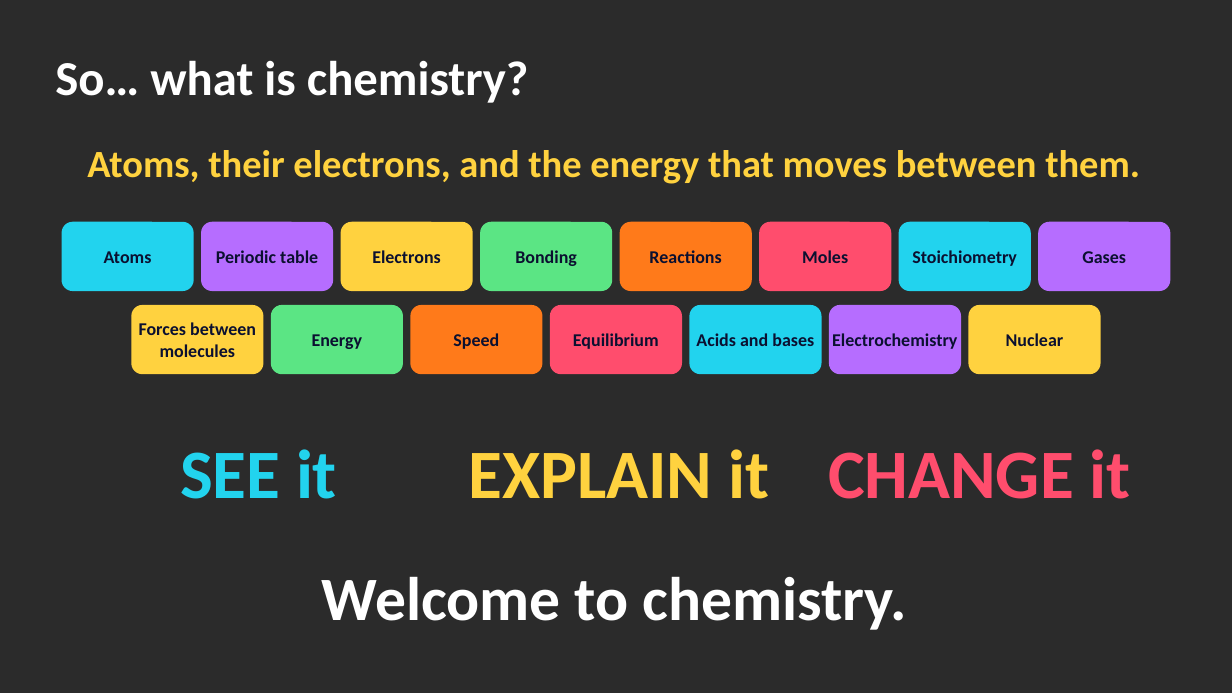
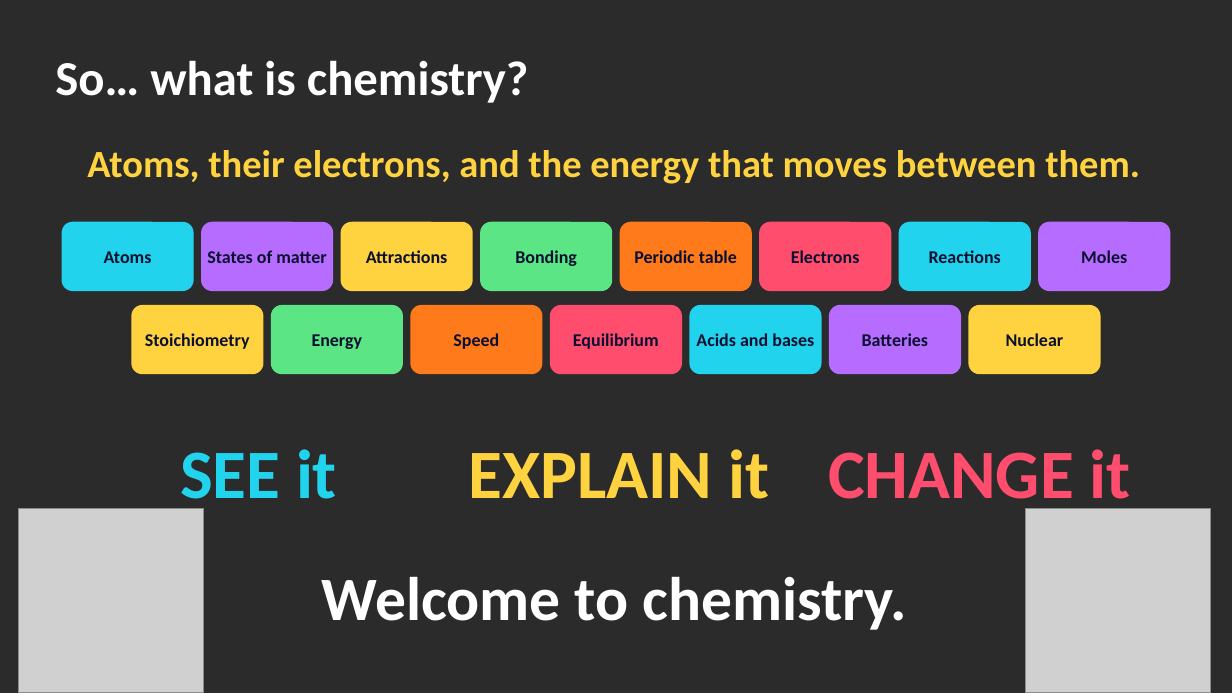
Before and after one commit to davidmoriarty-lab/School_Stuff, a slide deck: slide 30 of intro-chemistry-deck/Intro_to_Chemistry.pptx (slide 25 before the commit). Drawn at 1232x693 pixels with LibreOffice and Linux fonts; fonts in the diff are those of the drawing; grey boxes stand for pictures; background and template pictures are left out; a plain dark background stands for a picture behind light text. Boxes give left, top, right and bottom in pixels: in the first picture for what was removed or moved away, otherwise in the second. Text is boxed around its words. In the diff, an @@ line names an element or a change of style, - is before the commit and + after.

```diff
--- a/intro-chemistry-deck/Intro_to_Chemistry.pptx
+++ b/intro-chemistry-deck/Intro_to_Chemistry.pptx
@@ text in rounded rectangle at bbox=[207, 250, 326, 263]: text changed @@
-Periodic table
+States of matter
@@ text in rounded rectangle at bbox=[366, 250, 448, 263]: text changed @@
-Electrons
+Attractions
@@ text in rounded rectangle at bbox=[634, 250, 737, 263]: text changed @@
-Reactions
+Periodic table
@@ text in rounded rectangle at bbox=[791, 250, 860, 263]: text changed @@
-Moles
+Electrons
@@ text in rounded rectangle at bbox=[929, 250, 1001, 263]: text changed @@
-Stoichiometry
+Reactions
@@ text in rounded rectangle at bbox=[1081, 250, 1127, 263]: text changed @@
-Gases
+Moles
@@ text in rounded rectangle at bbox=[145, 333, 250, 349]: text changed @@
-Forces between molecules
+Stoichiometry
@@ text in rounded rectangle at bbox=[862, 333, 928, 346]: text changed @@
-Electrochemistry
+Batteries
@@ picture added at bbox=[18, 508, 203, 693] @@
@@ picture added at bbox=[1026, 508, 1211, 693] @@
```
Also in this commit, not shown: 6 other slides changed, 6 slides added, 1 slide removed, 25 other files.
